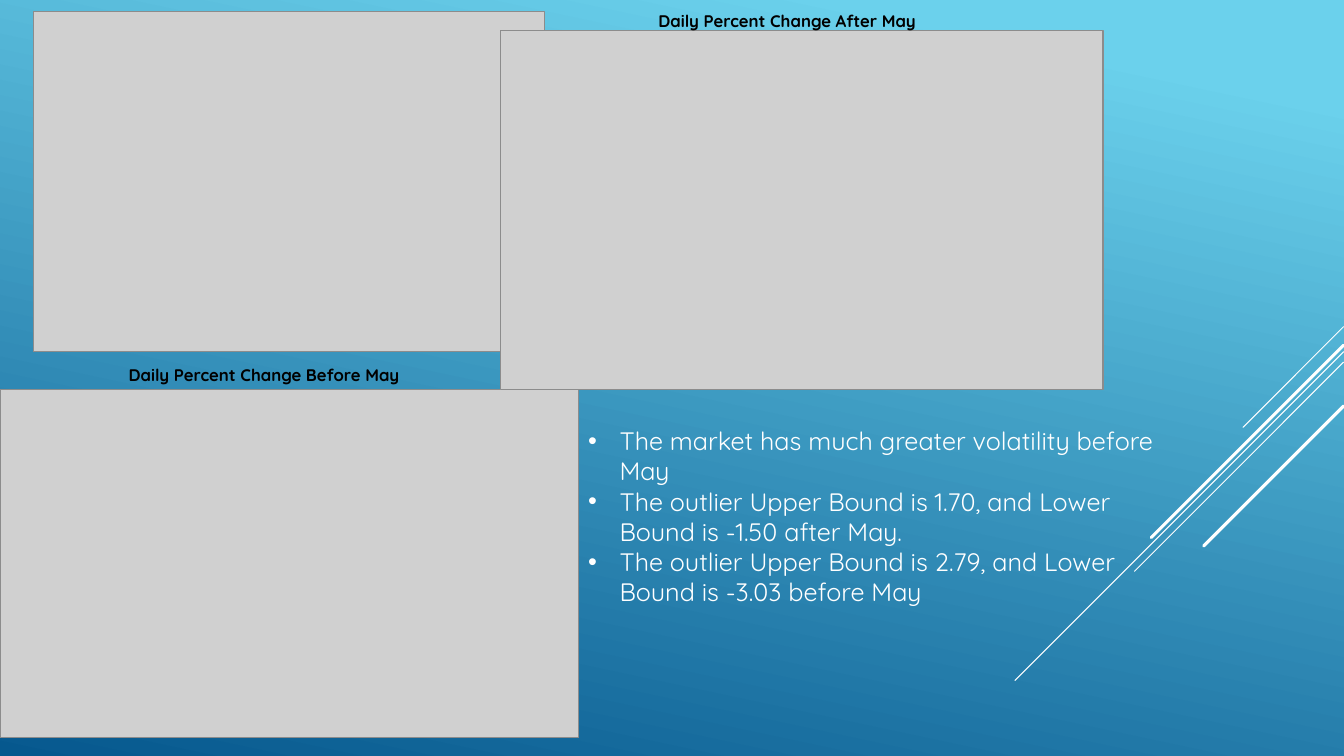
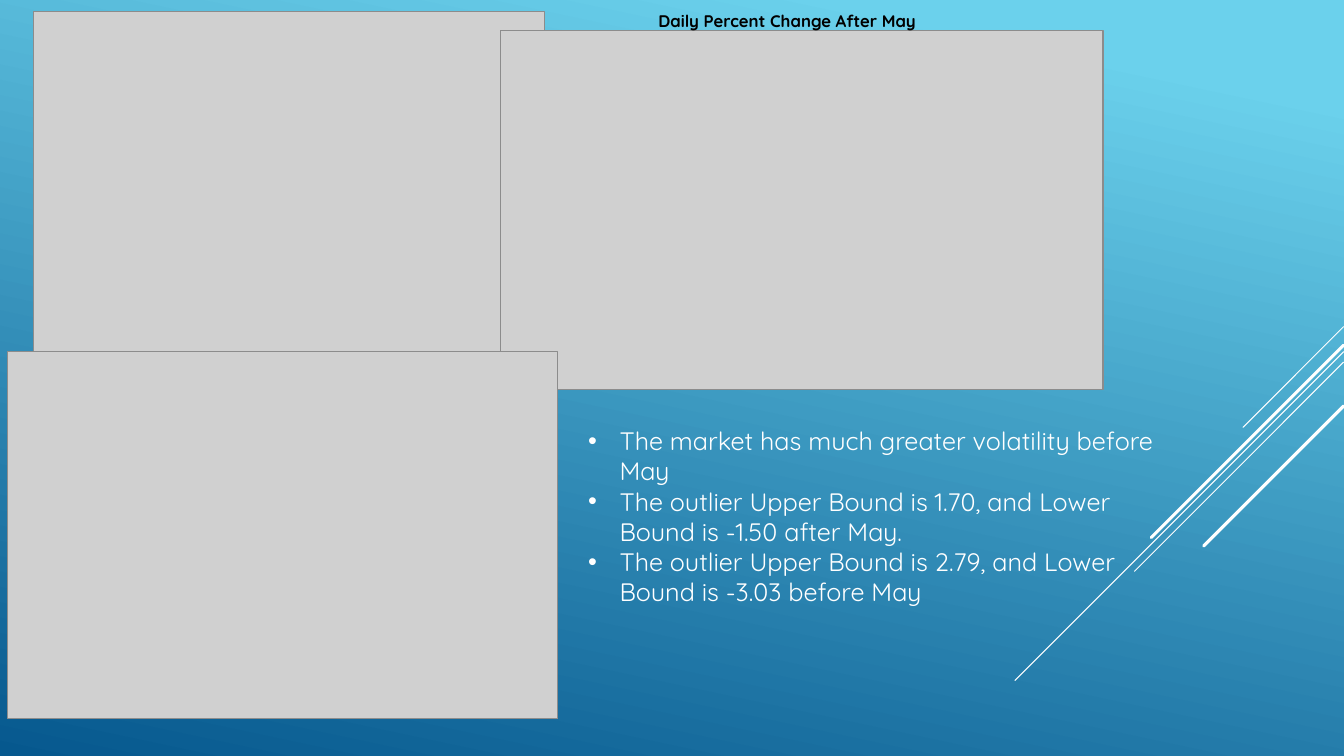
Before and after one commit to Bandelero/Covids-Effect-on-the-Stock-Market, a slide deck: slide 13 of Project1.pptx. Drawn at 1344x756 pixels with LibreOffice and Linux fonts; fonts in the diff are those of the drawing; grey boxes stand for pictures. Boxes give left, top, right and bottom in pixels: in the first picture for what was removed or moved away, otherwise in the second. Text is boxed around its words. In the diff, an @@ line names an element or a change of style, - is before the commit and + after.

```diff
--- a/Project1.pptx
+++ b/Project1.pptx
@@ picture: place and size @@
-picture at box(0, 390, 579, 738)
+picture at box(8, 352, 559, 719)
@@ text removed at box(129, 368, 399, 385) @@
-Daily Percent Change Before May
```
Also in this commit, not shown: 1 other slide changed.
